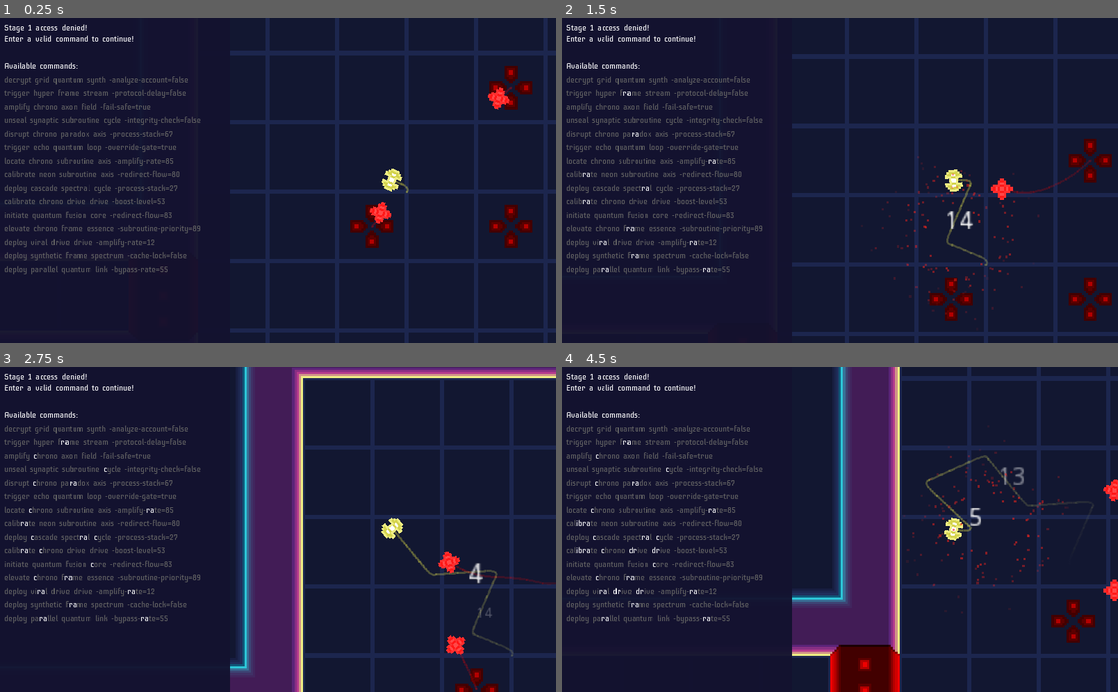
Above: before the commit, frames 1-4 (two rows, left to right).
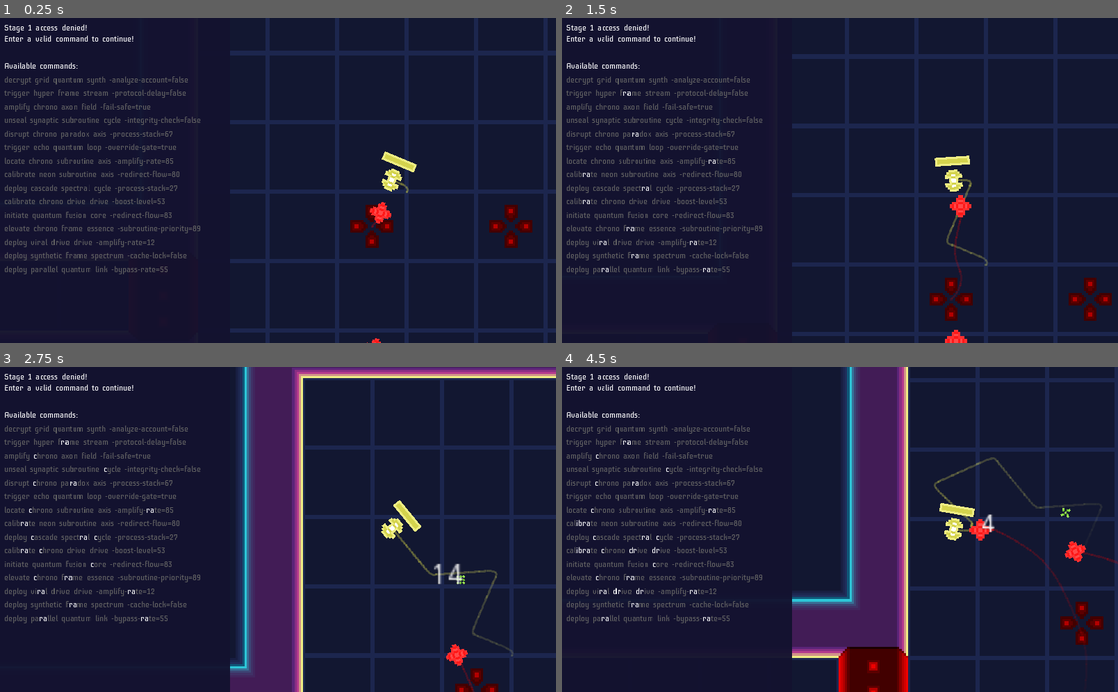
Above: after the commit, the same moments.

Repository: kosinaz/loop-breakerz
Game: Godot game, scene res://map.tscn
Same seed, same stepped clock (60 frames per second), same inputs: the game is played once before the commit and once after it.
Inputs (mouse positions are in pixels of both pictures, inside the frame that each line leads up to):
- Up to frame 1 (0.25 s): no input
- Up to frame 2 (1.5 s): tap Enter at 0.5 s; move the mouse to (962, 164) at 0.52 s; tap 0 at 0.6, 1.35 s; move the mouse to (728, 196) at 1.27 s
- Up to frame 3 (2.75 s): move the mouse to (333, 458) at 2.02 s; tap 0 at 2.1 s
- Up to frame 4 (4.5 s): move the mouse to (812, 594) at 2.77 s; tap 0 at 2.85, 3.6, 4.35 s; move the mouse to (1006, 578) at 3.52 s; move the mouse to (673, 480) at 4.27 s

The runs differ from the first frame. In frame 1, 0.7% of the frame differs, in the area x 66-96%, y 14-100%; in frame 2, 1.6%; in frame 3, 1.0%; in frame 4, 16%, in the area x 41-100%, y 0-100%.
Error in both runs: Invalid get index 'text' (on base: 'Nil'). (res://breaker-panel.gd:70)

Commit message:
add tokens

Diff:
--- a/Loop Breakerz/explosion.gd
+++ b/Loop Breakerz/explosion.gd
@@ -3,3 +3,7 @@
 # Called when the node enters the scene tree for the first time.
 func _ready():
 	$CPUParticles2D.emitting = true
+
+
+func _on_timer_timeout():
+	queue_free()
--- a/Loop Breakerz/iterator.gd
+++ b/Loop Breakerz/iterator.gd
@@ -5,6 +5,7 @@
 onready var target_player = $"../Looper"
 export var health = 1
 var explosion_scene = preload("res://explosion_big.tscn")
+var token_scene = preload("res://token.tscn")
 
 func _process(_delta):
 	$Sprite2.rotation_degrees += 7
@@ -20,10 +21,10 @@
 		die()
 
 func die():
-	# Instance the explosion scene
 	var explosion = explosion_scene.instance()
-
-	# Set the explosion position to the projectile's current position
 	explosion.global_position = global_position
 	get_parent().add_child(explosion)
+	var token = token_scene.instance()
+	token.global_position = global_position
+	get_parent().add_child(token)
 	queue_free()
--- a/Loop Breakerz/looper.tscn
+++ b/Loop Breakerz/looper.tscn
@@ -1,8 +1,10 @@
-[gd_scene load_steps=6 format=2]
+[gd_scene load_steps=8 format=2]
 
 [ext_resource path="res://assets/looper.png" type="Texture" id=1]
 [ext_resource path="res://looper.gd" type="Script" id=2]
 [ext_resource path="res://projectile_looper.tscn" type="PackedScene" id=3]
+[ext_resource path="res://assets/health-bar.png" type="Texture" id=4]
+[ext_resource path="res://assets/health-bar-under.png" type="Texture" id=5]
 
 [sub_resource type="CircleShape2D" id=1]
 radius = 5.0
@@ -32,6 +34,15 @@
 texture = ExtResource( 1 )
 
 [node name="Timer" type="Timer" parent="."]
+wait_time = 2.0
 autostart = true
 
+[node name="TextureProgress" type="TextureProgress" parent="."]
+margin_left = -8.0
+margin_top = 7.0
+margin_right = 8.0
+margin_bottom = 11.0
+texture_under = ExtResource( 5 )
+texture_progress = ExtResource( 4 )
+
 [connection signal="timeout" from="Timer" to="." method="_on_timer_timeout"]
--- a/Loop Breakerz/map.gd
+++ b/Loop Breakerz/map.gd
@@ -47,7 +47,7 @@
 	tilemap.update_bitmask_region(room_position, room_position + size)
 
 	spawners.shuffle()
-	spawners.resize(10)
+	spawners.resize(6)
 	for spawner in spawners:
 		tilemap2.set_cellv(room_position + spawner, 1)
 
@@ -175,17 +175,18 @@
 	var zone_position = Vector2(floor(map_position.x), floor(map_position.y))
 	if not zones.has(zone_position):
 		return
-	if get_enemies_in_room(zones[zone_position]).size() > 15:
+	if get_enemies_in_room(zones[zone_position]).size() > 25:
 		return
 	zones[zone_position].enemies += 1
 	var room_position = zones[zone_position].position
-	var spawner = zones[zone_position].spawners[randi() % zones[zone_position].spawners.size()]
+	var spawner = zones[zone_position].spawners.pop_front()
+	zones[zone_position].spawners.push_back(spawner)
 	var enemy = scene.instance()
 	enemy.position = tilemap.map_to_world(room_position + spawner) + Vector2(16, 16)
 	add_child(enemy)
 
 func get_enemies_in_room(room):
-	var rect = Rect2(room.position, room.size)
+	var rect = Rect2(tilemap.map_to_world(room.position), tilemap.map_to_world(room.size))
 	var enemies = []
 	for enemy in get_tree().get_nodes_in_group("enemies"):
 		if rect.has_point(enemy.position):
--- /dev/null
+++ b/Loop Breakerz/powerup.tscn
@@ -0,0 +1,30 @@
+[gd_scene load_steps=3 format=2]
+
+[ext_resource path="res://explosion.gd" type="Script" id=1]
+
+[sub_resource type="Gradient" id=1]
+colors = PoolColorArray( 0.933333, 0.929412, 0.513726, 1, 1, 1, 1, 0 )
+
+[node name="Powerup" type="Node2D"]
+script = ExtResource( 1 )
+
+[node name="CPUParticles2D" type="CPUParticles2D" parent="."]
+emitting = false
+amount = 32
+lifetime = 0.25
+one_shot = true
+local_coords = false
+emission_shape = 1
+emission_sphere_radius = 8.0
+spread = 180.0
+gravity = Vector2( 0, 0 )
+initial_velocity = 66.7
+initial_velocity_random = 0.5
+orbit_velocity = 1.0
+color = Color( 0.933333, 0.929412, 0.513726, 1 )
+color_ramp = SubResource( 1 )
+
+[node name="Timer" type="Timer" parent="."]
+autostart = true
+
+[connection signal="timeout" from="Timer" to="." method="_on_timer_timeout"]
--- /dev/null
+++ b/Loop Breakerz/token.gd
@@ -0,0 +1,16 @@
+extends Area2D
+
+var powerup_scene = preload("res://powerup.tscn")
+
+func _process(_delta):
+	$Sprite.rotation_degrees -= 3
+	$Sprite2.rotation_degrees += 1
+
+
+func _on_token_body_entered(body):
+	if body.name != "Looper":
+		return
+	var powerup = powerup_scene.instance()
+	powerup.global_position = global_position
+	get_parent().add_child(powerup)
+	queue_free()
--- /dev/null
+++ b/Loop Breakerz/token.tscn
@@ -0,0 +1,24 @@
+[gd_scene load_steps=5 format=2]
+
+[ext_resource path="res://assets/token.png" type="Texture" id=1]
+[ext_resource path="res://token.gd" type="Script" id=2]
+[ext_resource path="res://assets/token-bits.png" type="Texture" id=3]
+
+[sub_resource type="CircleShape2D" id=1]
+radius = 3.0
+
+[node name="Token" type="Area2D"]
+collision_layer = 7
+collision_mask = 7
+script = ExtResource( 2 )
+
+[node name="Sprite" type="Sprite" parent="."]
+texture = ExtResource( 1 )
+
+[node name="Sprite2" type="Sprite" parent="."]
+texture = ExtResource( 3 )
+
+[node name="CollisionShape2D" type="CollisionShape2D" parent="."]
+shape = SubResource( 1 )
+
+[connection signal="body_entered" from="." to="." method="_on_token_body_entered"]
Binary file added: Loop Breakerz/assets/health-bar-under.png
Not shown, added: Loop Breakerz/assets/health-bar-under.png.import
Binary file added: Loop Breakerz/assets/health-bar.png
Not shown, added: Loop Breakerz/assets/health-bar.png.import
Binary file added: Loop Breakerz/assets/token-bits.png
Not shown, added: Loop Breakerz/assets/token-bits.png.import
Binary file added: Loop Breakerz/assets/token.png
Not shown, added: Loop Breakerz/assets/token.png.import
